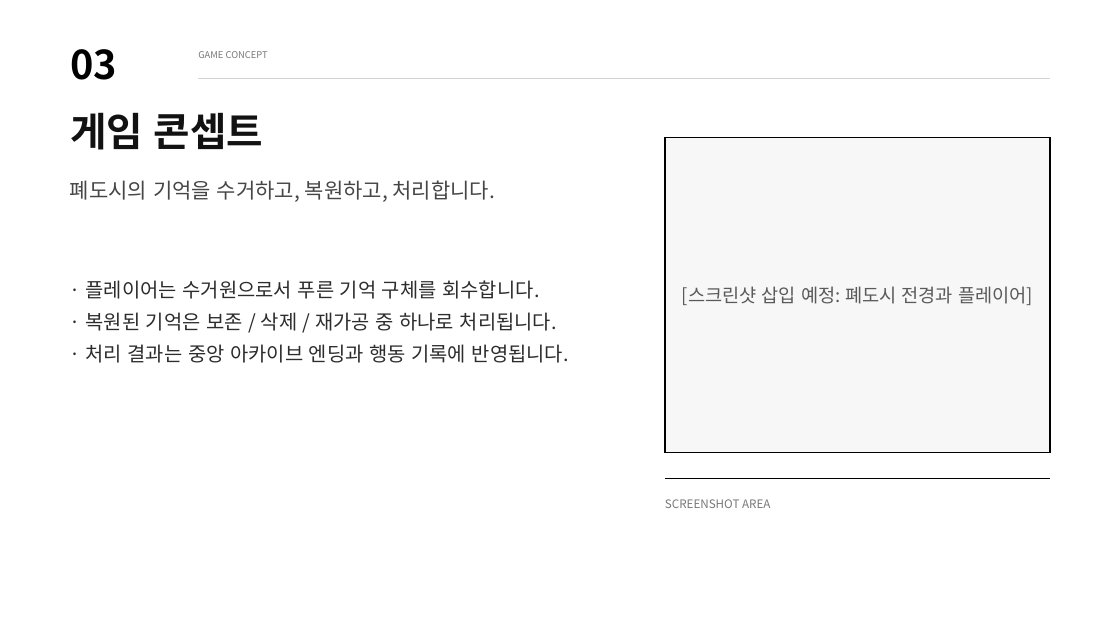
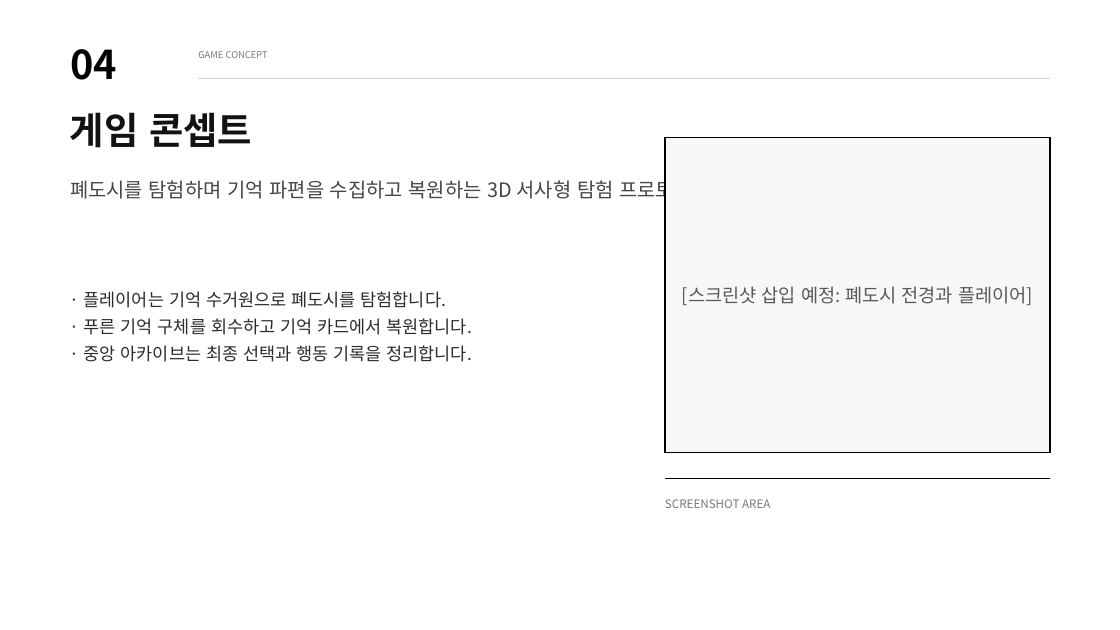
Before and after one commit to wodnd0403/memory_recycler, a slide deck: slide 4 of Docs/MemoryRecycler3D_Final_Presentation_SAFE.pptx (slide 3 before the commit). Drawn at 1120x630 pixels with LibreOffice and Linux fonts; fonts in the diff are those of the drawing. Boxes give left, top, right and bottom in pixels: in the first picture for what was removed or moved away, otherwise in the second. Text is boxed around its words. In the diff, an @@ line names an element or a change of style, - is before the commit and + after.

Commit message:
docs: 제안서 반영 최종 발표 PPT 완성

```diff
--- a/Docs/MemoryRecycler3D_Final_Presentation_SAFE.pptx
+++ b/Docs/MemoryRecycler3D_Final_Presentation_SAFE.pptx
@@ text at [70,49,117,80]: text changed @@
-03
+04
@@ text "게임 콘셉트" at [70,112,252,148]: size 34 to 32 pt @@
@@ text at [70,176,710,203]: text changed; size 18 to 17 pt @@
-폐도시의 기억을 수거하고, 복원하고, 처리합니다.
+폐도시를 탐험하며 기억 파편을 수집하고 복원하는 3D 서사형 탐험 프로토타입
@@ text at [84,291,473,362]: text changed; size 17 to 15 pt @@
-· 플레이어는 수거원으로서 푸른 기억 구체를 회수합니다.
-· 복원된 기억은 보존 / 삭제 / 재가공 중 하나로 처리됩니다.
-· 처리 결과는 중앙 아카이브 엔딩과 행동 기록에 반영됩니다.
+· 플레이어는 기억 수거원으로 폐도시를 탐험합니다.
+· 푸른 기억 구체를 회수하고 기억 카드에서 복원합니다.
+· 중앙 아카이브는 최종 선택과 행동 기록을 정리합니다.
```
Also in this commit, not shown: 9 other slides changed, 3 slides added, 2 slides removed, 3 other files.
